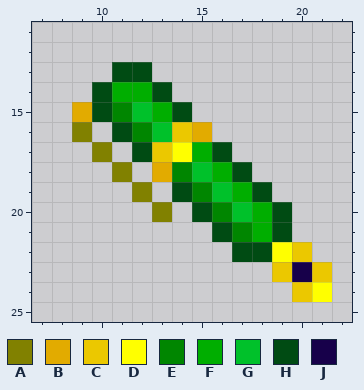
One commit to this pixel-art sprite: Resources/Textures/Objects/Misc/bureaucracy.rsi/pen_centcom.png. This is how it looked before the edit.
The file is 32x32 pixels. Colours within 5 levels of each other are drawn and written as one. Shown: x 7..22, y 11..25.
Palette (. is transparent): A #818100  B #e2ab00  C #ebc800  D #ffff00  E #008600  F #00ae00  G #00c12a  H #004b13  J #17004a
Pixels before, first column x 9:
13 ..HH.........
14 .HFFH........
15 BHEGFH.......
16 A.HEGCB......
17 .A.HCDFH.....
18 ..A.BEGFH....
19 ...A.HEGFH...
20 ....A.HEGFH..
21 .......HEFH..
22 ........HHDC.
23 ..........CJC
24 ...........CD
Now the later version:
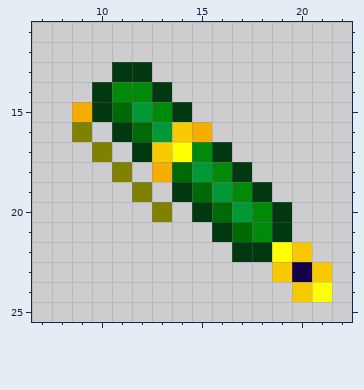
Diff:
colour B: #e2ab00 -> #f4ad00
colour C: #ebc800 -> #f8c900
colour E: #008600 -> #006a06
colour F: #00ae00 -> #008a0a
colour G: #00c12a -> #009935
colour H: #004b13 -> #003810
Pixel boxes of the changes (left, top, right, bottom) in both pictures:
changed: (72, 62, 332, 302)
